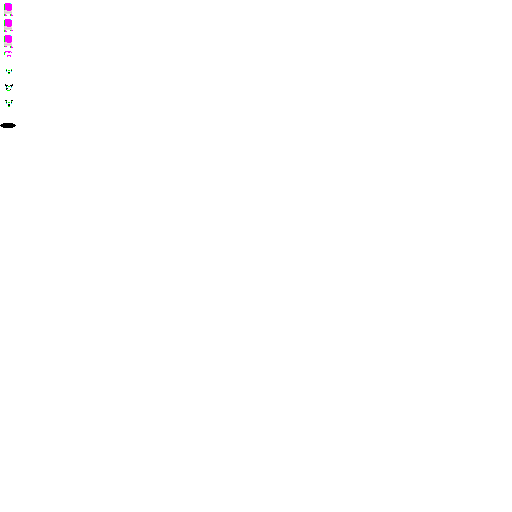
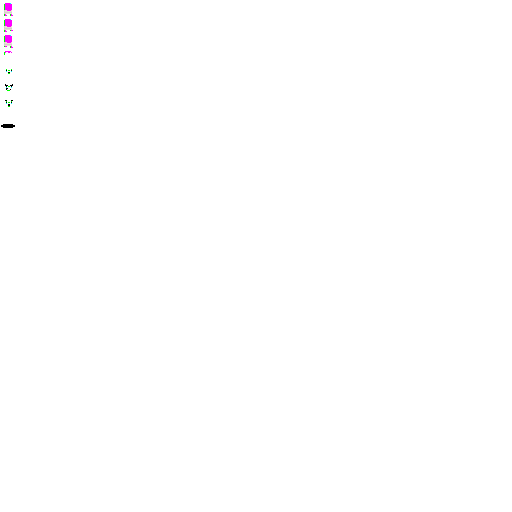
Two versions of the same layered image (512 × 512). Layer-by-layer changes:
painted on "body" over <box>0,55,16,126</box>
